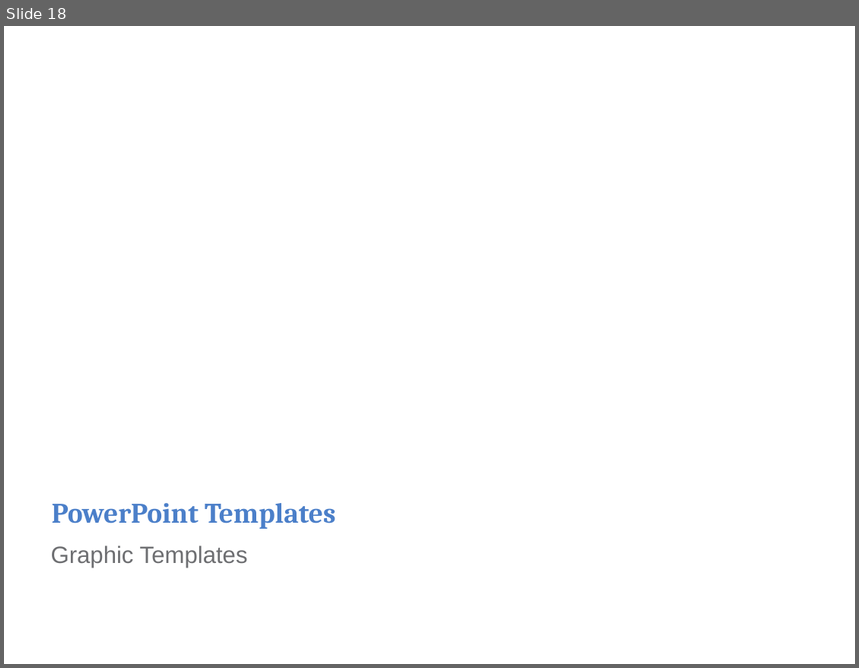
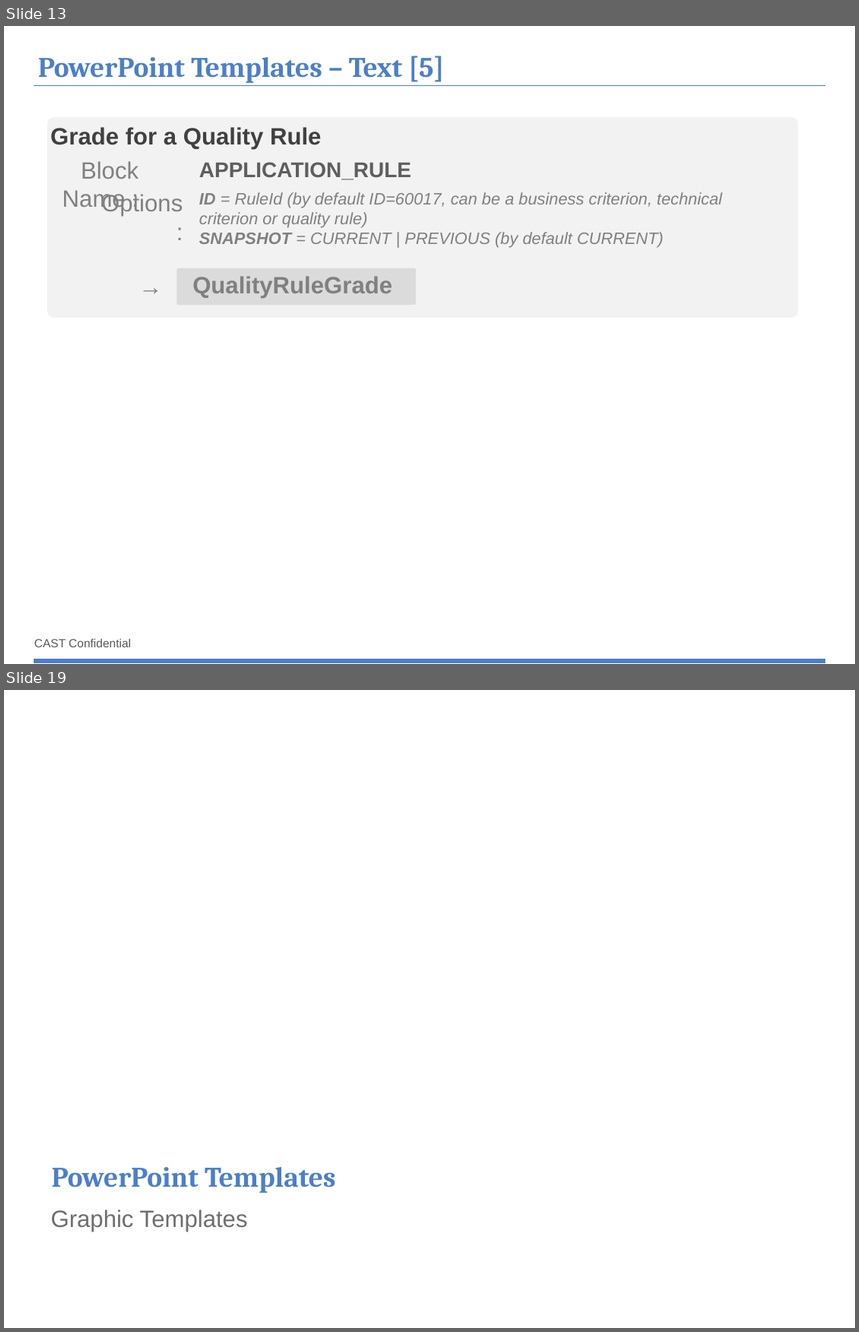
Before and after one commit to CAST-projects/ReportGenerator, a slide deck: CastReporting.Reporting/TemplatesFiles/1- Powerpoint-components-library.pptx. Shown one above the other, each under a label of ours: slide 18 before the commit, slides 13 and 19 after it; the slides between them are not shown. The pictures are 859x668 and 859x1332 pixels, drawn with LibreOffice and Linux fonts; fonts in the diff are those of the drawing; background and template pictures are left out. Boxes give left, top, right and bottom in pixels: in the first picture for what was removed or moved away, otherwise in the second. Text is boxed around its words. In the diff, an @@ line names an element or a change of style, - is before the commit and + after.

Commit message:
REPORTGEN-7 : APPLICATION_RULE

```diff
--- a/CastReporting.Reporting/TemplatesFiles/1- Powerpoint-components-library.pptx
+++ b/CastReporting.Reporting/TemplatesFiles/1- Powerpoint-components-library.pptx
@@ slide 13 added at (x1=4, y1=26, x2=855, y2=664), background #FFFFFF @@
@@ title added at (x1=38, y1=56, x2=444, y2=83), 24 pt, text #4B7FC9, bold @@
+PowerPoint Templates – Text [5]
@@ freeform shape added at (x1=34, y1=85, x2=826, y2=85), outline #4B7FC9 0.5 pt @@
@@ rounded rectangle added at (x1=47, y1=117, x2=798, y2=318), fill #F2F2F2 @@
@@ text added at (x1=50, y1=127, x2=321, y2=150), 20 pt, text #404040, bold @@
+Grade for a Quality Rule
@@ text added at (x1=63, y1=161, x2=139, y2=212), 20 pt, text #808080 @@
+Block Name :
@@ text added at (x1=199, y1=162, x2=411, y2=180), 18 pt, text #5E5E5E, bold @@
+APPLICATION_RULE
@@ text added at (x1=101, y1=194, x2=183, y2=217), 20 pt, text #808080 @@
+Options :
@@ text added at (x1=199, y1=192, x2=722, y2=248), 14 pt, text #808080, italic @@
+ID = RuleId (by default ID=60017, can be a business criterion, technical criterion or quality rule)
+SNAPSHOT = CURRENT | PREVIOUS (by default CURRENT)
@@ text added at (x1=131, y1=268, x2=172, y2=305), 20 pt, text #808080, bold @@
+→
@@ rounded rectangle added at (x1=177, y1=268, x2=416, y2=305), fill #BFBFBF at 45% opacity @@
@@ text added at (x1=192, y1=276, x2=392, y2=299), 20 pt, text #808080, bold @@
+QualityRuleGrade
@@ text added at (x1=34, y1=639, x2=131, y2=648), 10 pt, text #595959 @@
+CAST Confidential
@@ rectangle added at (x1=34, y1=659, x2=826, y2=664), fill #4B7FC9, outline #4B7FC9 0.75 pt @@
@@ what was slide 18 is now slide 19 @@
```
Also in this commit, not shown: 6 slides changed, 3 other files.
